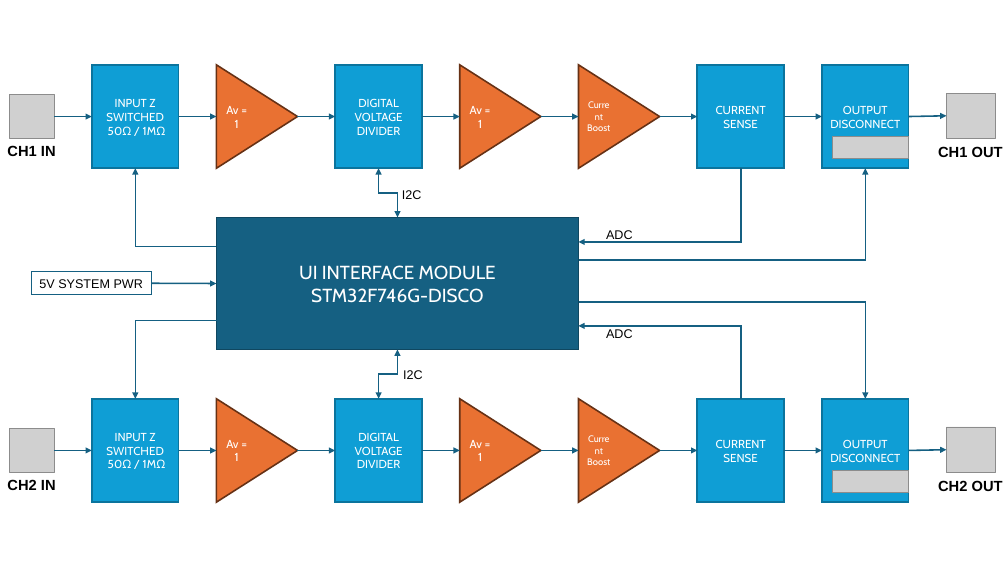
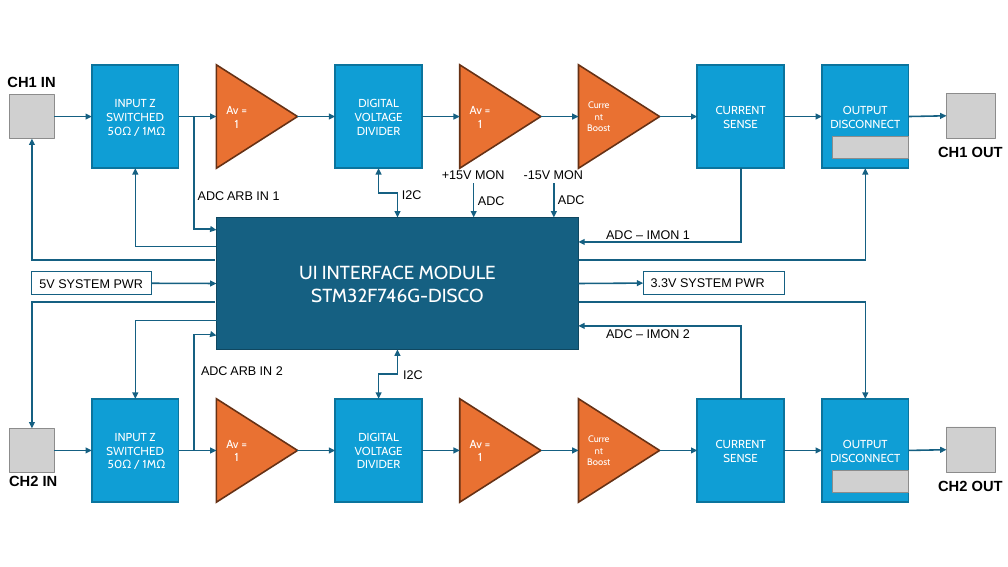
Before and after one commit to habworks/Arb_Power_Booster, a slide deck: slide 2 of Documents/Block Diagram/ArbPwrBoost_BlockDiagram.pptx. Drawn at 1008x567 pixels with LibreOffice and Linux fonts; fonts in the diff are those of the drawing; grey boxes stand for pictures. Boxes give left, top, right and bottom in pixels: in the first picture for what was removed or moved away, otherwise in the second. Text is boxed around its words. In the diff, an @@ line names an element or a change of style, - is before the commit and + after.

```diff
--- a/Documents/Block Diagram/ArbPwrBoost_BlockDiagram.pptx
+++ b/Documents/Block Diagram/ArbPwrBoost_BlockDiagram.pptx
@@ text "CH1 IN": place and size @@
-text "CH1 IN" at (7,145,56,156)
+text "CH1 IN" at (7,76,56,87)
@@ elbow arrow added from (194, 116) to (216, 230), #156082 1.5 pt @@
@@ elbow arrow added from (215, 260) to (32, 139), #156082 1.5 pt @@
@@ text added at (442,169,504,179), 12 pt, text #000000 @@
++15V MON
@@ text added at (524,169,583,179), 12 pt, text #000000 @@
+-15V MON
@@ text added at (198,191,280,200), 12 pt, text #000000 @@
+ADC ARB IN 1
@@ arrow added from (474, 184) to (474, 218), #156082 1.5 pt @@
@@ text added at (478,196,505,205), 12 pt, text #000000 @@
+ADC
@@ text "ADC": place and size @@
-text "ADC" at (606,230,633,242)
+text "ADC" at (558,195,585,204)
@@ arrow added from (554, 184) to (554, 218), #156082 1.5 pt @@
@@ text added at (606,230,690,242), 12 pt, text #000000 @@
+ADC – IMON 1
@@ arrow added from (578, 284) to (644, 284), #156082 1.5 pt @@
@@ rectangle added at (644,271,784,294), outline #156082 0.75 pt, 12 pt, text #000000 @@
+3.3V SYSTEM PWR
@@ elbow arrow added from (215, 302) to (32, 428), #156082 1.5 pt @@
@@ text at (606,329,690,338): text changed @@
-ADC
+ADC – IMON 2
@@ elbow arrow added from (194, 450) to (216, 336), #156082 1.5 pt @@
@@ text added at (201,366,283,375), 12 pt, text #000000 @@
+ADC ARB IN 2
@@ text "CH2 IN": place and size @@
-text "CH2 IN" at (7,479,56,490)
+text "CH2 IN" at (9,475,58,486)
```
Also in this commit, not shown: 1 other slide changed, 42 other files.
